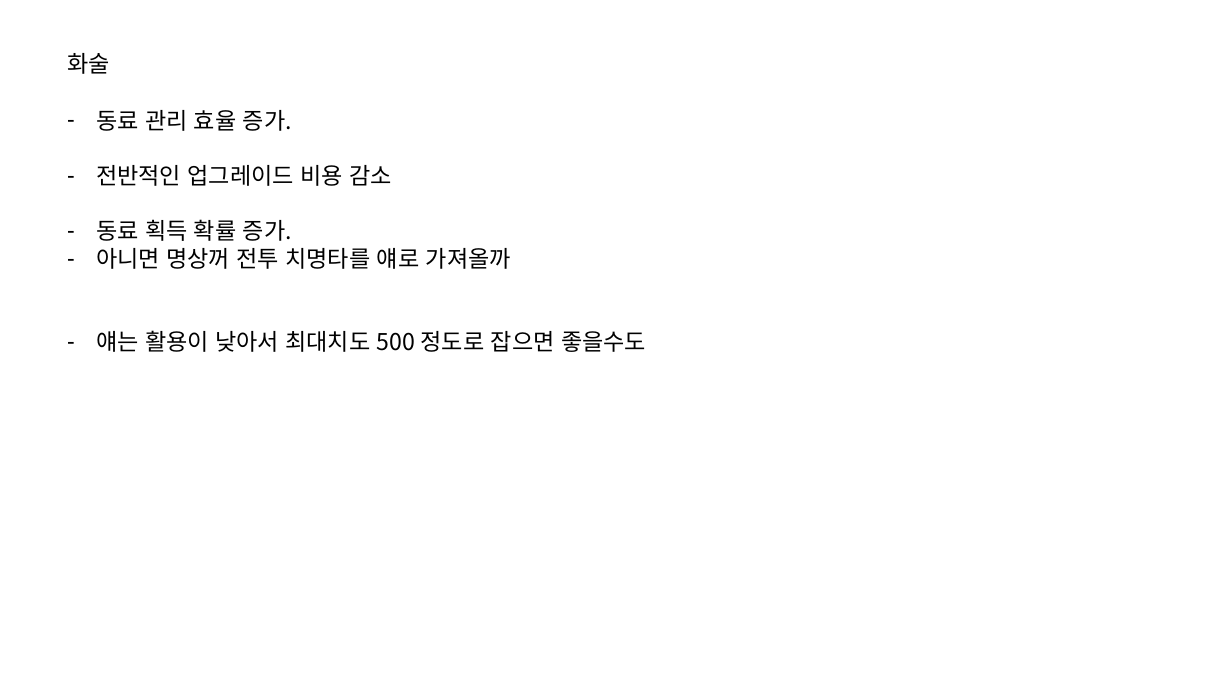
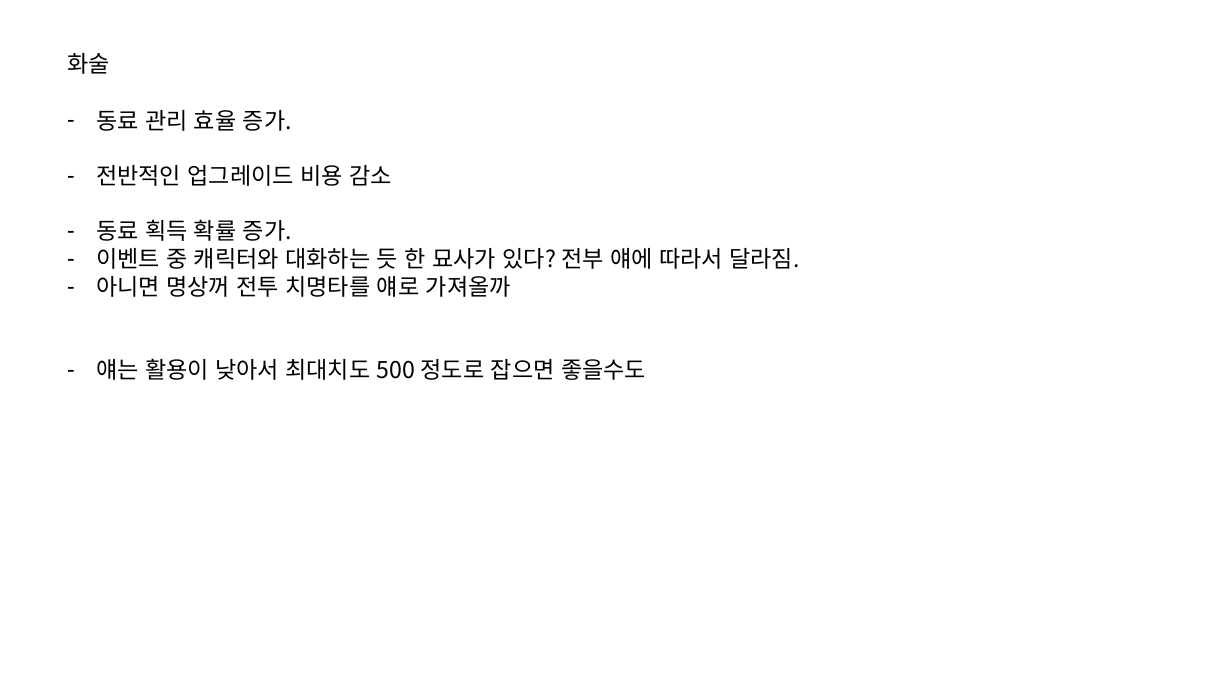
Before and after one commit to IdfKLeh/capstone, a slide deck: slide 6 of 육성.pptx. Drawn at 1232x693 pixels with LibreOffice and Linux fonts; fonts in the diff are those of the drawing. Boxes give left, top, right and bottom in pixels: in the first picture for what was removed or moved away, otherwise in the second. Text is boxed around its words. In the diff, an @@ line names an element or a change of style, - is before the commit and + after.

```diff
--- a/육성.pptx
+++ b/육성.pptx
@@ text at (96,248,799,269): paragraph added @@
+– 이벤트 중 캐릭터와 대화하는 듯 한 묘사가 있다? 전부 얘에 따라서 달라짐.
```
Also in this commit, not shown: 1 other file.
